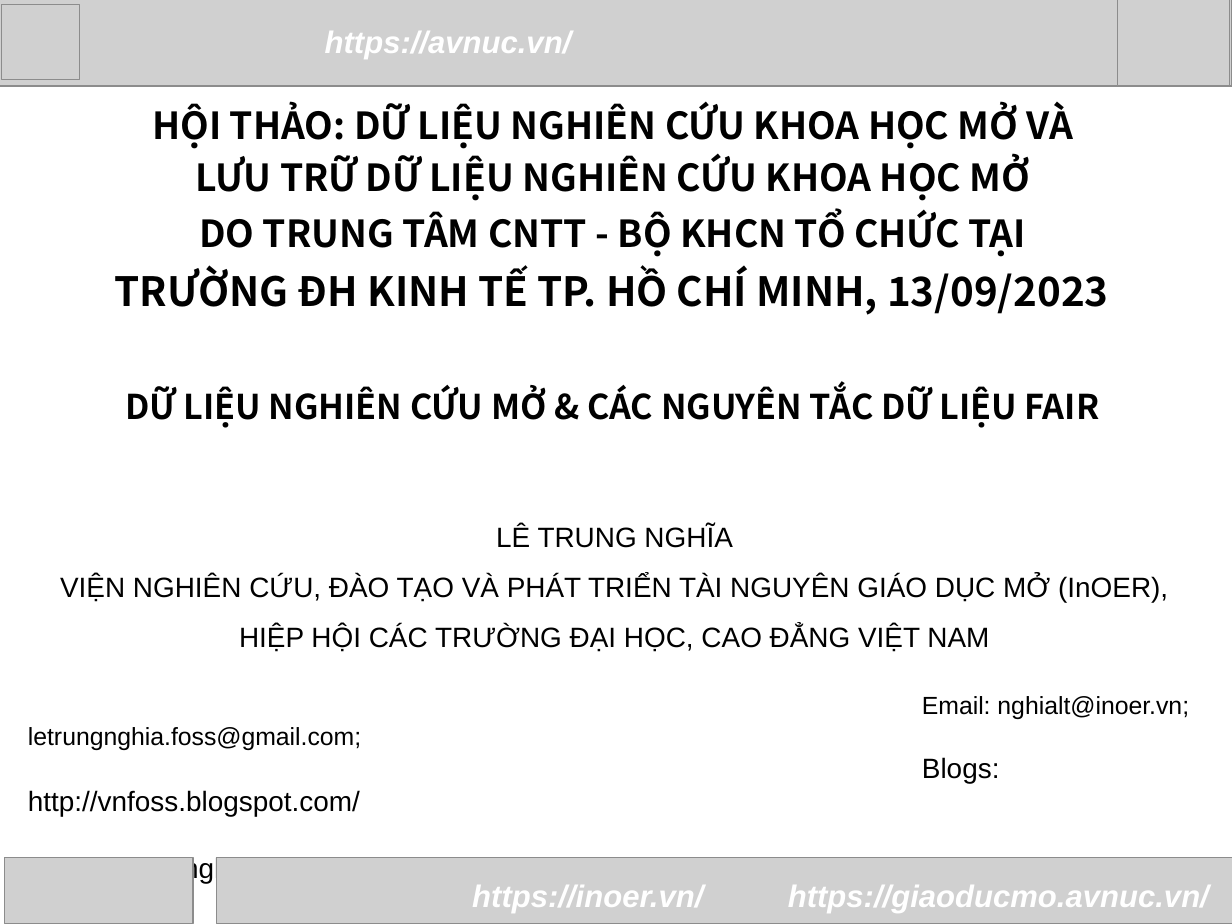
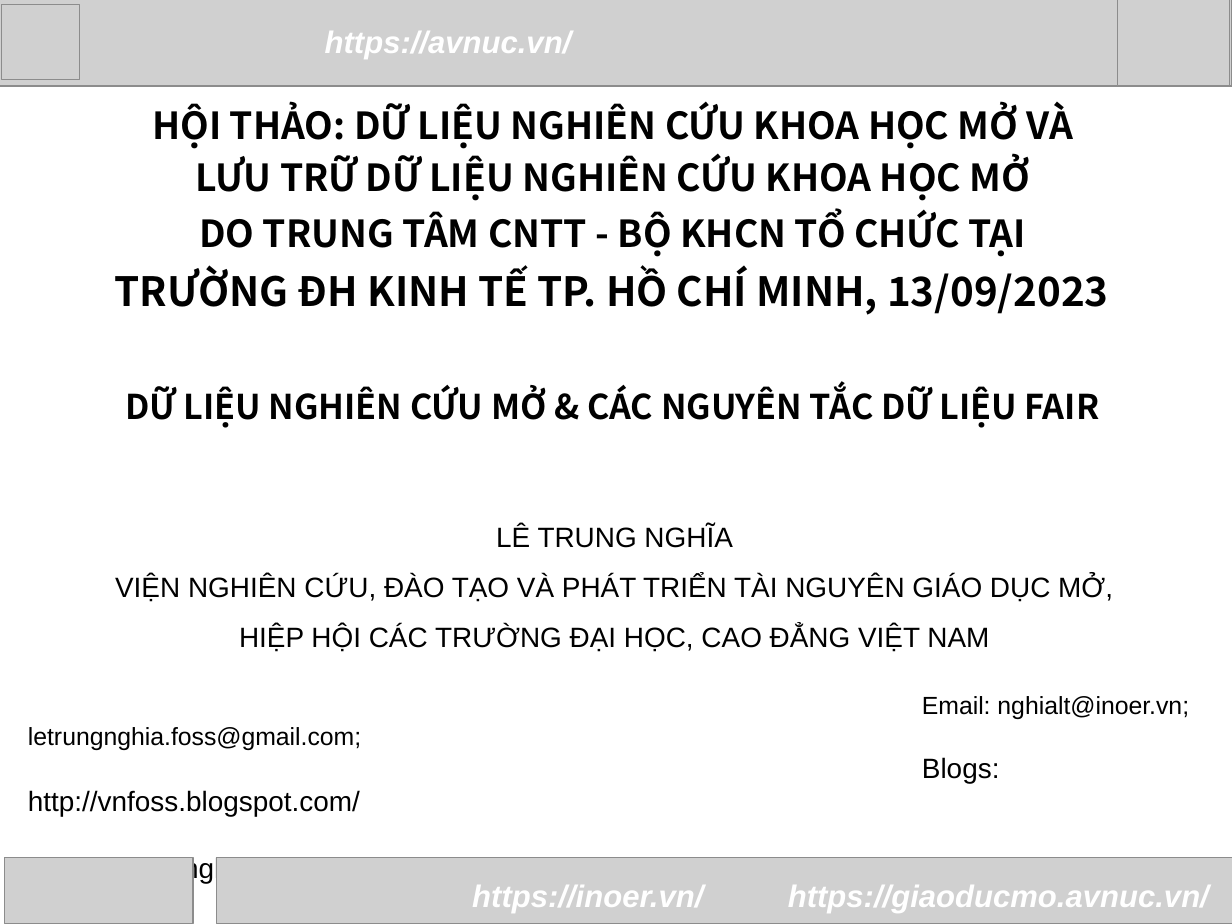
Before and after one commit to letrungnghia/OpenRD_and_FAIR, a slide deck: slide 1 of OpenRD_and_FAIR.odp. Drawn at 1232x924 pixels with LibreOffice and Linux fonts; fonts in the diff are those of the drawing; grey boxes stand for pictures. Boxes give left, top, right and bottom in pixels: in the first picture for what was removed or moved away, otherwise in the second. Text is boxed around its words. In the diff, an @@ line names an element or a change of style, - is before the commit and + after.

Commit message:
Tải lên tệp .ODP, bỏ từ InOER
Tải lên tệp .ODP, bỏ từ InOER

```diff
--- a/OpenRD_and_FAIR.odp
+++ b/OpenRD_and_FAIR.odp
@@ text at box(115, 575, 1113, 602): text changed @@
-VIỆN NGHIÊN CỨU, ĐÀO TẠO VÀ PHÁT TRIỂN TÀI NGUYÊN GIÁO DỤC MỞ (InOER),
+VIỆN NGHIÊN CỨU, ĐÀO TẠO VÀ PHÁT TRIỂN TÀI NGUYÊN GIÁO DỤC MỞ,
```
